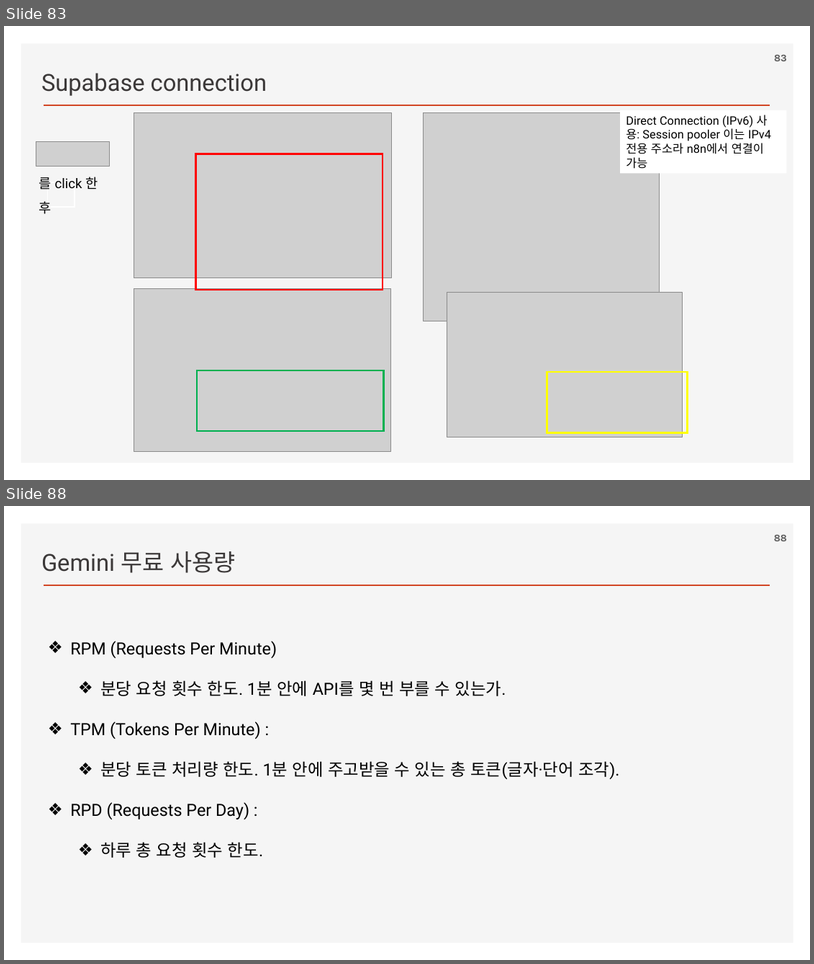
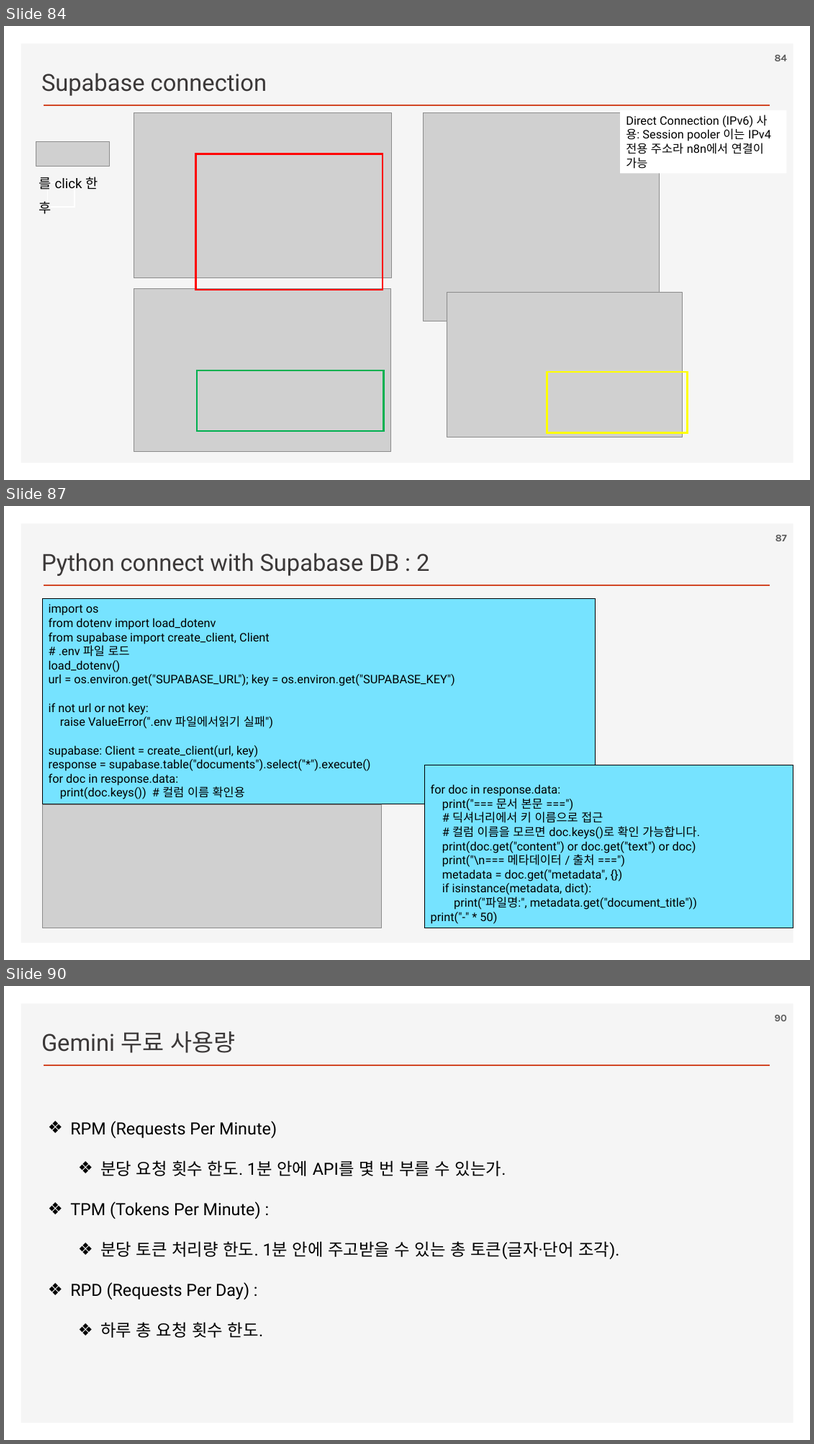
Before and after one commit to ancestor9/2026_Fall_AI-Workflow, a slide deck: PPTs/02_AI Workflow_n8n.pptx. Shown one above the other, each under a label of ours: slides 83 and 88 before the commit, slides 84, 87 and 90 after it; the slides between them are not shown. The pictures are 814x964 and 814x1444 pixels, drawn with LibreOffice and Linux fonts; fonts in the diff are those of the drawing; grey boxes stand for pictures; background and template pictures are left out. Boxes give left, top, right and bottom in pixels: in the first picture for what was removed or moved away, otherwise in the second. Text is boxed around its words. In the diff, an @@ line names an element or a change of style, - is before the commit and + after.

```diff
--- a/PPTs/02_AI Workflow_n8n.pptx
+++ b/PPTs/02_AI Workflow_n8n.pptx
@@ slide 87 added at (4,506,810,960), background #FFFFFF; not listed: 2 template elements that a slide beside it also shows @@
@@ page number added at (776,535,787,541), 12 pt, text #595959, bold @@
+87
@@ text added at (41,553,430,576), 28 pt, text #3B3838 @@
+Python connect with Supabase DB : 2
@@ rectangle added at (43,599,597,804), fill #76E3FF, outline #000000 0.75 pt, 14 pt, text #000000 @@
+import os
+from dotenv import load_dotenv
+from supabase import create_client, Client
+# .env 파일 로드
+load_dotenv()
+url = os.environ.get("SUPABASE_URL"); key = os.environ.get("SUPABASE_KEY")
+if not url or not key:
+raise ValueError(".env 파일에서읽기 실패")
+supabase: Client = create_client(url, key)
+response = supabase.table("documents").select("*").execute()
+for doc in response.data:
+print(doc.keys()) # 컬럼 이름 확인용
@@ rectangle added at (425,765,793,928), fill #76E3FF, outline #000000 0.75 pt, 14 pt, text #000000 @@
+for doc in response.data:
+print("=== 문서 본문 ===")
+# 딕셔너리에서 키 이름으로 접근
+# 컬럼 이름을 모르면 doc.keys()로 확인 가능합니다.
+print(doc.get("content") or doc.get("text") or doc)
+print("\n=== 메타데이터 / 출처 ===")
+metadata = doc.get("metadata", {})
+if isinstance(metadata, dict):
+print("파일명:", metadata.get("document_title"))
+print("-" * 50)
@@ picture added at (43,804,382,928) @@
@@ what was slide 83 is now slide 84 @@
@@ page number at (775,55,787,61): text changed @@
-83
+84
@@ what was slide 88 is now slide 90 @@
@@ page number at (775,1015,787,1021): text changed @@
-88
+90
```
Also in this commit, not shown: 2 slides changed, 3 other slides added, 2 slides removed.
